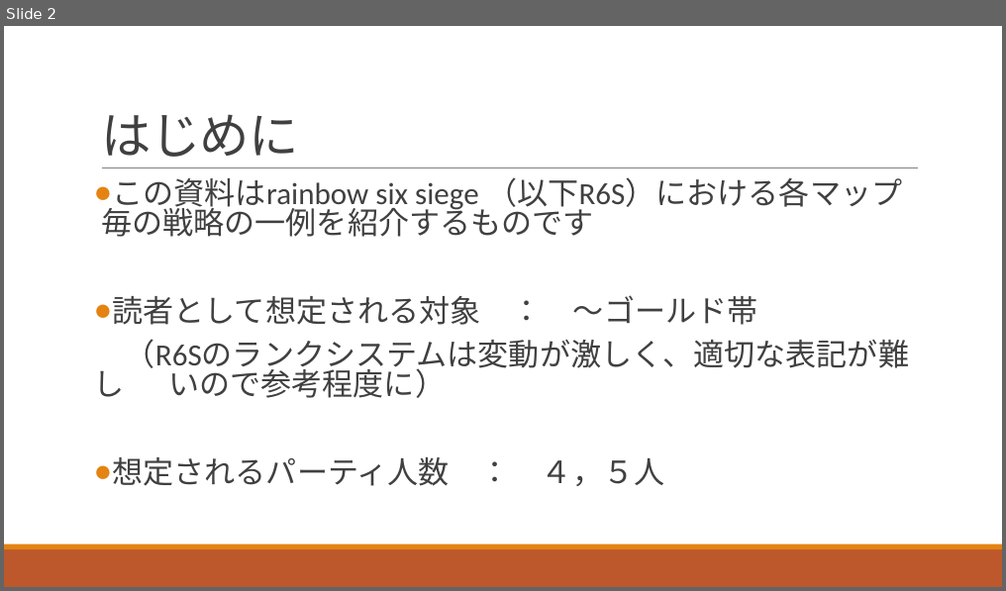
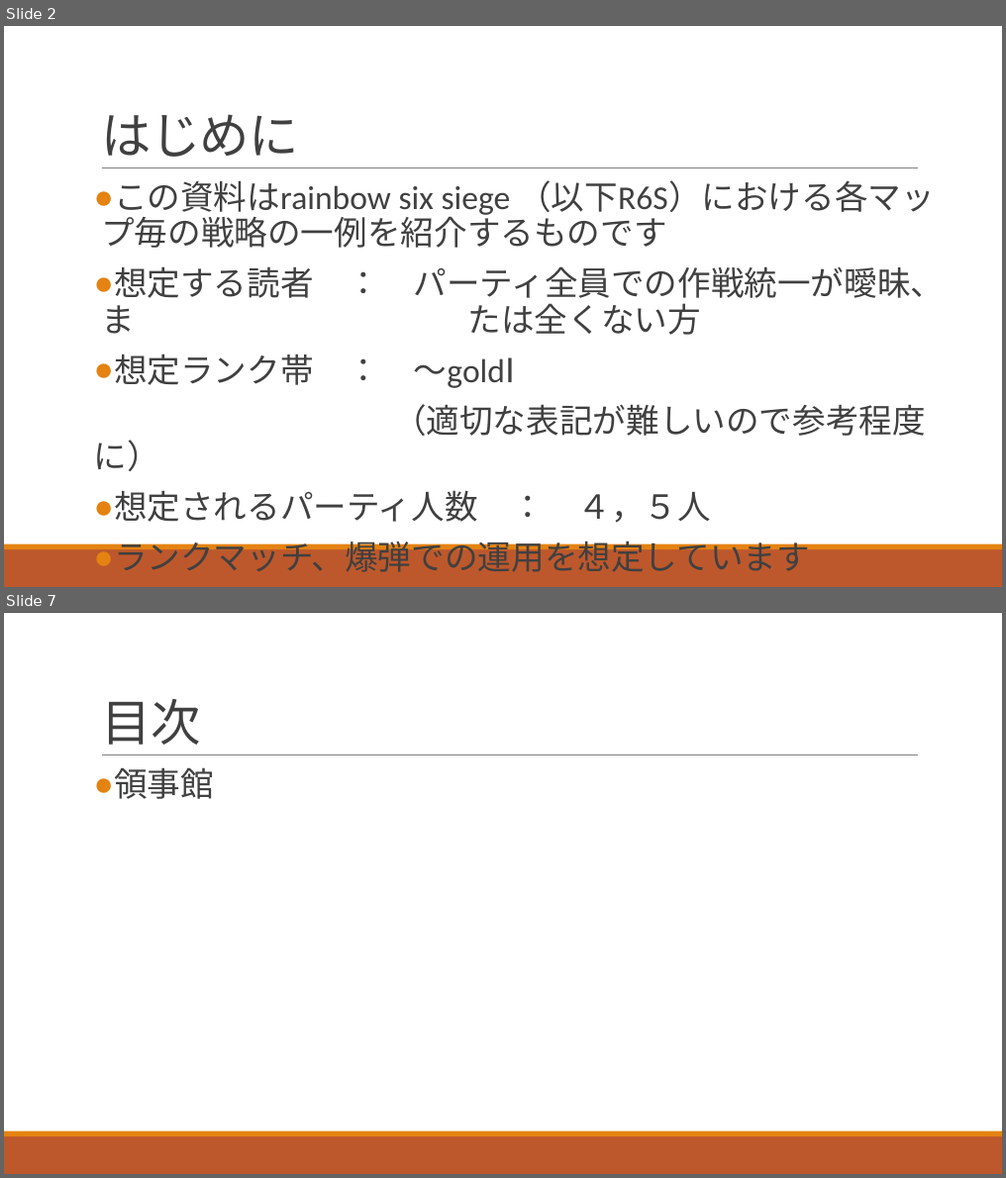
Before and after one commit to kaito-000/r6s_slide, a slide deck: R6S.pptx. Shown one above the other, each under a label of ours: slide 2 before the commit, slides 2 and 7 after it; the slides between them are not shown. The pictures are 1006x591 and 1006x1178 pixels, drawn with LibreOffice and Linux fonts; fonts in the diff are those of the drawing. Boxes give left, top, right and bottom in pixels: in the first picture for what was removed or moved away, otherwise in the second. Text is boxed around its words. In the diff, an @@ line names an element or a change of style, - is before the commit and + after.

```diff
--- a/R6S.pptx
+++ b/R6S.pptx
@@ slide 7 added at box(4, 613, 1002, 1174), background #FFFFFF; not listed: 3 template elements that a slide beside it also shows @@
@@ title added at box(101, 699, 200, 745), 48 pt, text #404040 @@
+目次
@@ text added at box(114, 767, 214, 799), 32 pt, text #404040 @@
+● 領事館
@@ slide 2 changed as well @@
@@ text at box(101, 180, 935, 523): size 29.6 to 32 pt in "この資料はrainbow six siege （以下R6S）における各マップ毎の戦略の一例を紹介するものです", "想定されるパーティ人数 ： ４，５人"; line spacing 0.8 to 0.9 @@
@@ text at box(94, 267, 944, 472): text changed; size 29.6 to 32 pt @@
-● 読者として想定される対象 ： ～ゴールド帯
-（R6Sのランクシステムは変動が激しく、適切な表記が難し いので参考程度に）
+● 想定する読者 ： パーティ全員での作戦統一が曖昧、ま たは全くない方
+● 想定ランク帯 ： ～goldⅠ
+（適切な表記が難しいので参考程度に）
@@ text at box(114, 535, 810, 572): paragraph added @@
+● ランクマッチ、爆弾での運用を想定しています
```
Also in this commit, not shown: 2 other slides changed, 5 other slides added.
